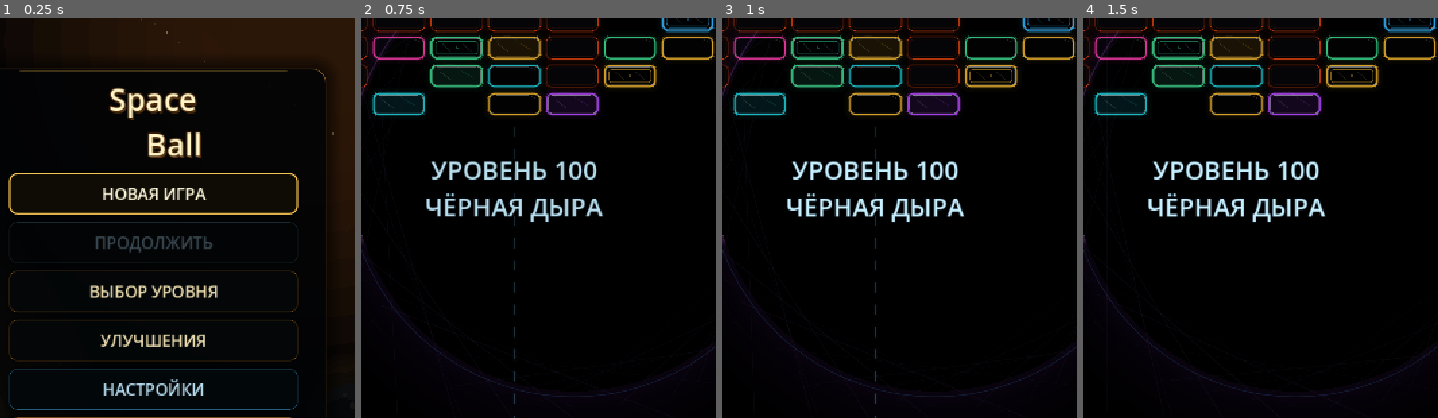
Above: before the commit, frames 1-4 (left to right).
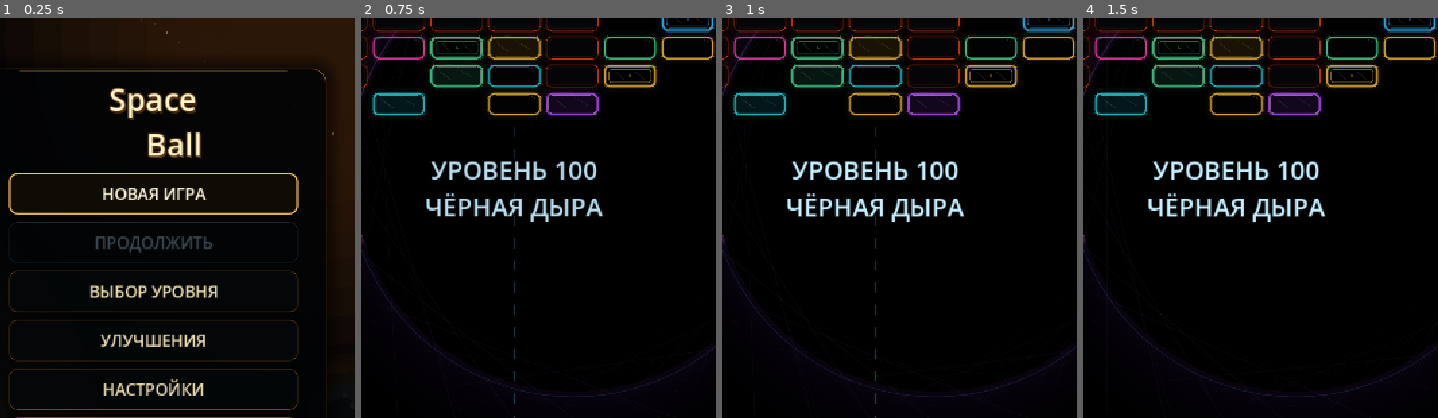
Above: after the commit, the same moments.

Repository: Ardarik421/arkanoid
Game: Godot game, scene res://scenes/main_menu.tscn
The game is run twice, just before and just after one commit, with the same random seed, the same clock (stepped at 60 frames per second) and the same inputs. Sound files missing from this copy of the repository are replaced by a short silence.
Inputs (mouse positions are % of the whole screen's width and height, from its top left):
- Up to frame 1 (0.25 s): no input
- Up to frame 2 (0.75 s): click "НОВАЯ ИГРА" at 0.5 s
- Up to frame 3 (1 s): no input
- Up to frame 4 (1.5 s): tap Enter at 1.25 s; move the mouse to (72, 45) at 1.27 s; hold D (move_right) from 1.28 s (still down); tap Space (launch_ball) at 1.35 s
The pictures show only the part of the screen within x 28-78%, y 23-73%; the shares and areas given below are measured in that part.

The runs differ from the first frame. In frame 1, 1.0% of the frame differs, in the area x 2-85%, y 87-98%; in frame 2, nothing differs; in frame 3, nothing differs; in frame 4, nothing differs.

Commit message:
Match settings button to menu theme

Diff:
--- a/scenes/main_menu.gd
+++ b/scenes/main_menu.gd
@@ -156,6 +156,7 @@
 		$Menu/ContinueButton,
 		$Menu/LevelSelectButton,
 		$Menu/SkillTreeButton,
+		$Menu/SettingsButton,
 		$Menu/ExitButton
 	]:
 		_style_button(button)
